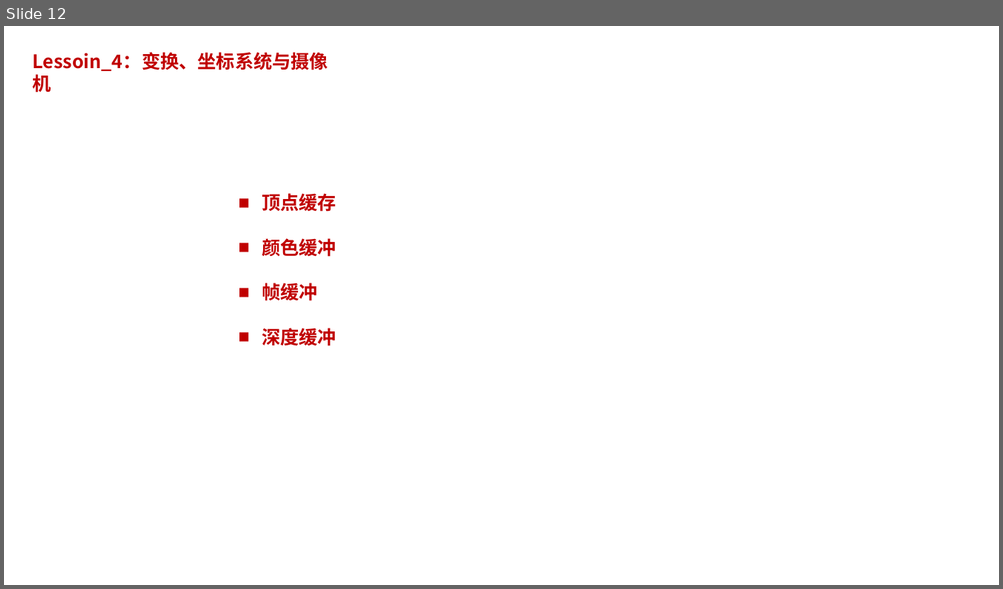
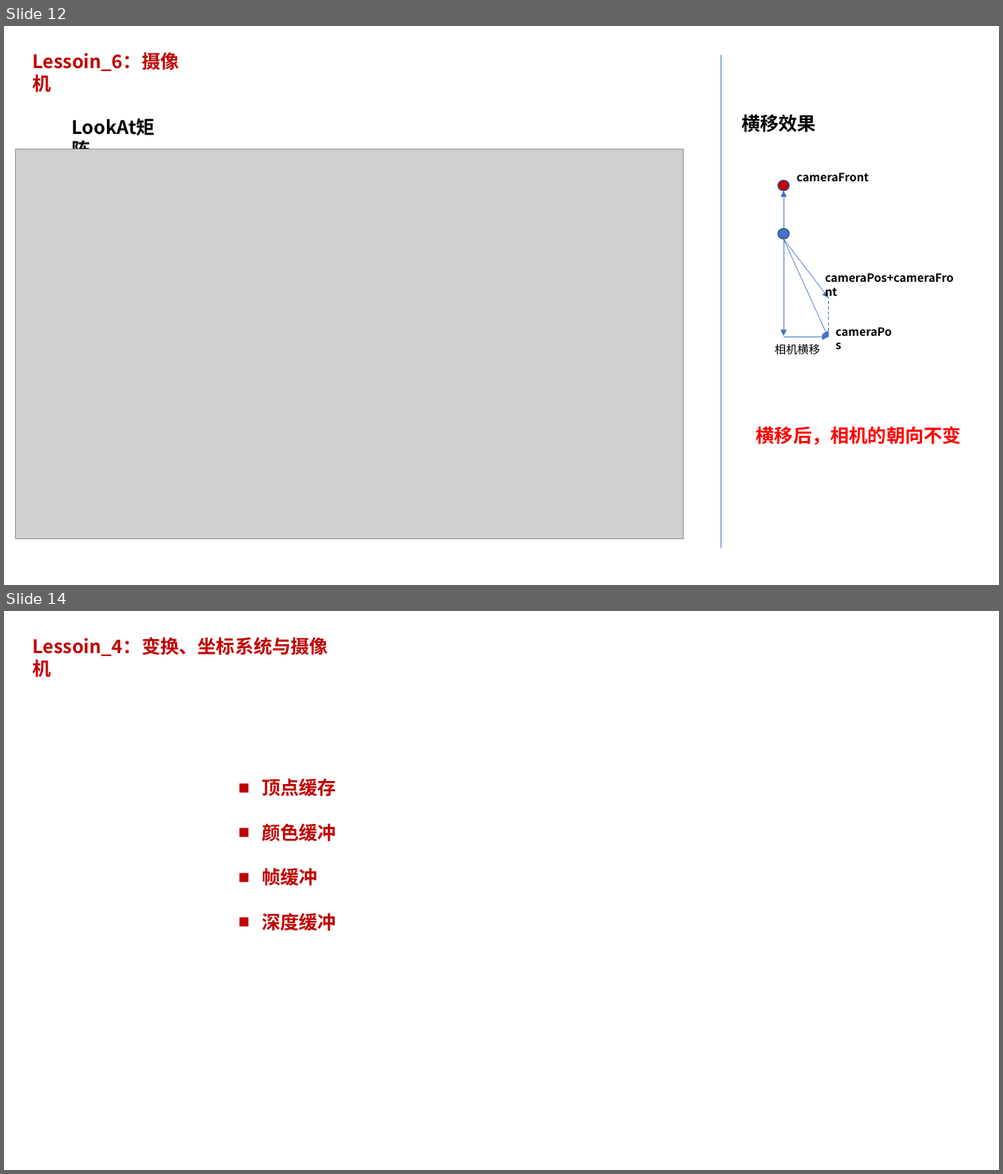
Before and after one commit to pczpcz/OpenglLearning, a slide deck: note/note.pptx. Shown one above the other, each under a label of ours: slide 12 before the commit, slides 12 and 14 after it; the slides between them are not shown. The pictures are 1003x589 and 1003x1174 pixels, drawn with LibreOffice and Linux fonts; fonts in the diff are those of the drawing; grey boxes stand for pictures. Boxes give left, top, right and bottom in pixels: in the first picture for what was removed or moved away, otherwise in the second. Text is boxed around its words. In the diff, an @@ line names an element or a change of style, - is before the commit and + after.

Commit message:
补充相机相关知识点的笔记

```diff
--- a/note/note.pptx
+++ b/note/note.pptx
@@ slide 12 added at <box>4,26,999,585</box>, background #FFFFFF @@
@@ text added at <box>32,52,179,93</box>, 18 pt, text #C00000, bold @@
+Lessoin_6：摄像机
@@ line added from (721, 55) to (721, 548), #4472C4 0.5 pt @@
@@ text added at <box>65,112,179,141</box>, 18 pt, text #000000, bold @@
+LookAt矩阵
@@ text added at <box>741,114,816,133</box>, 18 pt, text #000000, bold @@
+横移效果
@@ picture added at <box>16,149,684,540</box> @@
@@ text added at <box>797,173,869,182</box>, 11 pt, text #000000, bold @@
+cameraFront
@@ group added at <box>774,181,963,355</box>: 5 arrows, 3 texts, 2 ellipses, 1 line @@
+cameraPos+cameraFront
+cameraPos
+相机横移
@@ text added at <box>756,426,961,446</box>, 18 pt, text #FF0000, bold @@
+横移后，相机的朝向不变
@@ what was slide 12 is now slide 14 @@
```
Also in this commit, not shown: 2 slides changed, 1 other slide added.
